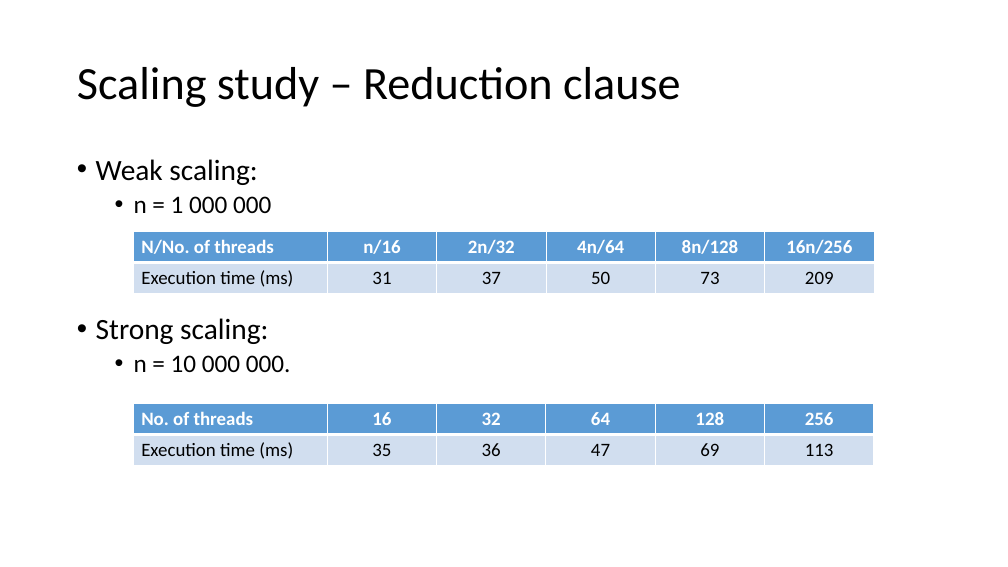
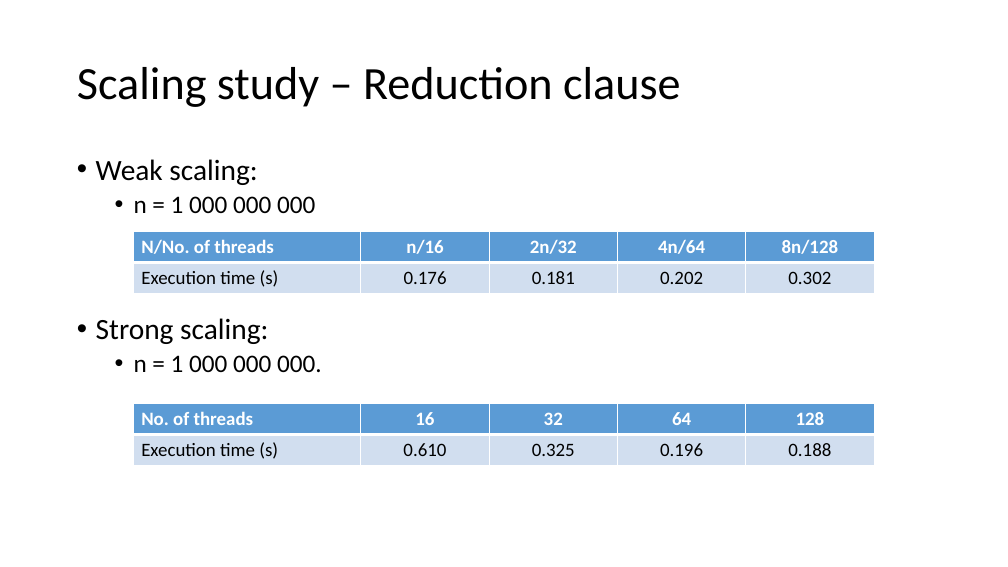
Before and after one commit to icefairy2/HPC-Lab, a slide deck: slide 12 of assig2/assig2-pres.pptx. Drawn at 1008x567 pixels with LibreOffice and Linux fonts; fonts in the diff are those of the drawing. Boxes give left, top, right and bottom in pixels: in the first picture for what was removed or moved away, otherwise in the second. Text is boxed around its words. In the diff, an @@ line names an element or a change of style, - is before the commit and + after.

```diff
--- a/assig2/assig2-pres.pptx
+++ b/assig2/assig2-pres.pptx
@@ text at (134, 196, 315, 213): text changed @@
-  • n = 1 000 000
+  • n = 1 000 000 000
@@ table at (134, 232, 875, 293) @@
-column 1: N/No. of threads | Execution time (ms)
-column 2: n/16 | 31
-column 3: 2n/32 | 37
-column 4: 4n/64 | 50
-column 5: 8n/128 | 73
-column 6: 16n/256 | 209
+column 1: N/No. of threads | Execution time (s)
+column 2: n/16 | 0.176
+column 3: 2n/32 | 0.181
+column 4: 4n/64 | 0.202
+column 5: 8n/128 | 0.302
@@ text at (134, 355, 322, 372): text changed @@
-  • n = 10 000 000.
+  • n = 1 000 000 000.
@@ table at (134, 404, 875, 465) @@
-column 1: No. of threads | Execution time (ms)
-column 2: 16 | 35
-column 3: 32 | 36
-column 4: 64 | 47
-column 5: 128 | 69
-column 6: 256 | 113
+column 1: No. of threads | Execution time (s)
+column 2: 16 | 0.610
+column 3: 32 | 0.325
+column 4: 64 | 0.196
+column 5: 128 | 0.188
```
Also in this commit, not shown: 2 other slides changed, 4 other files.
